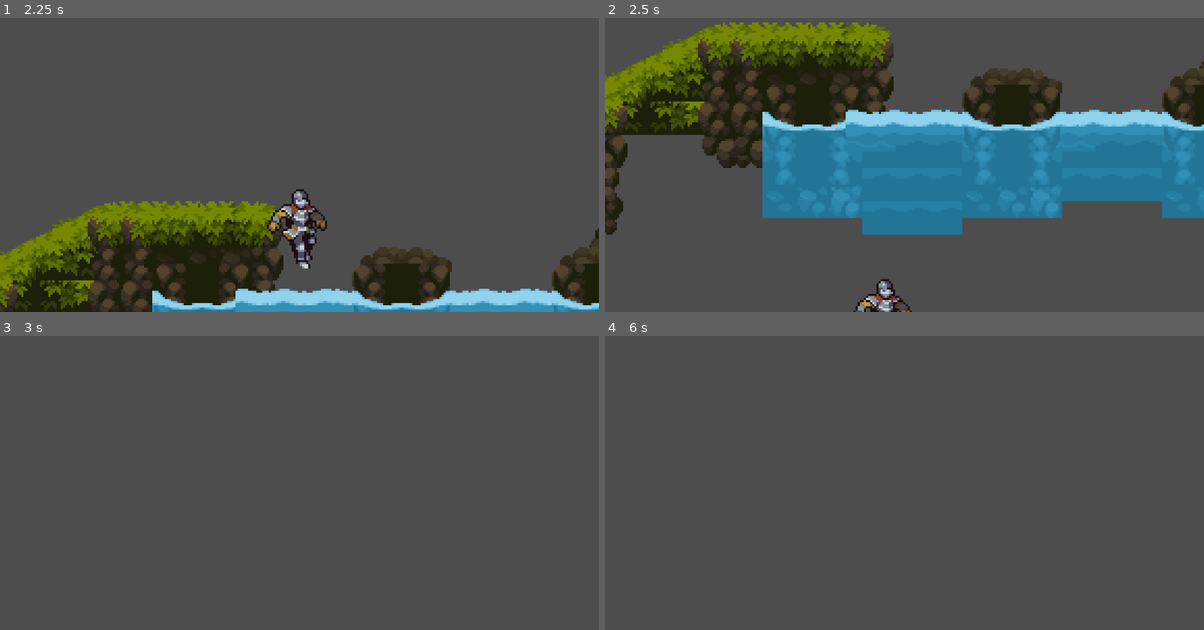
Above: before the commit, frames 1-4 (two rows, left to right).
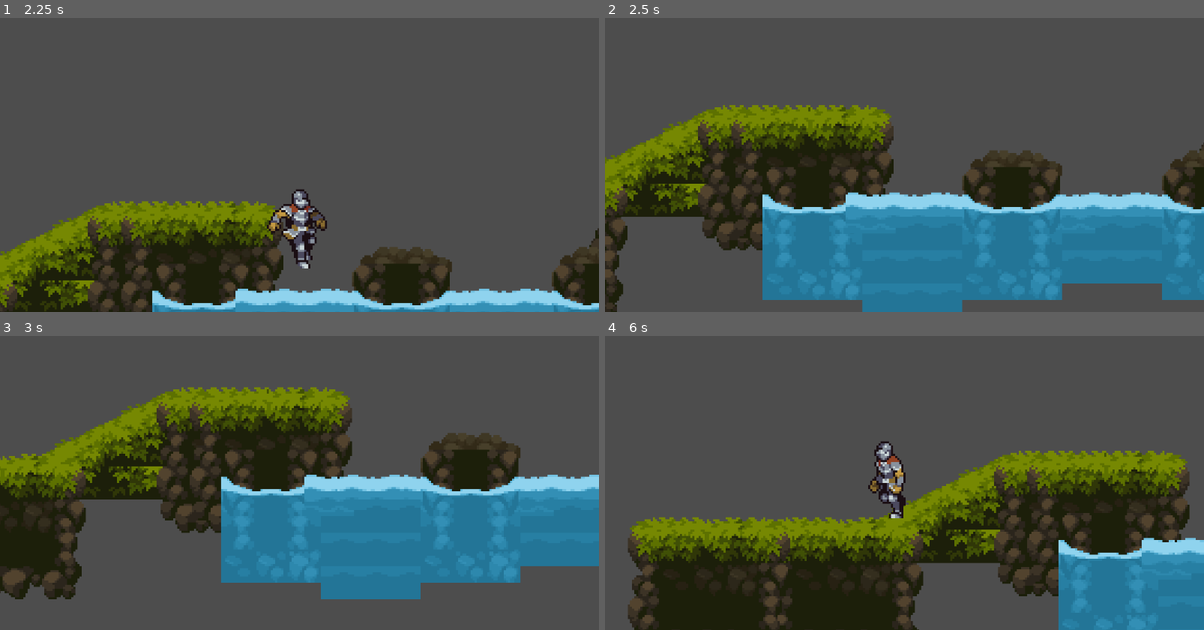
Above: after the commit, the same moments.

Repository: Prab999/Csci45-GameProject
Game: Godot game, scene res://scenes/game.tscn
Two runs of this game, one before a commit and one after it. Both use one fixed random seed, a clock stepped at 60 frames per second and the inputs below.
Inputs:
- Up to frame 1 (2.25 s): hold D (right) 0.53-2.03 s; tap Space (jump) at 0.77, 1.52 s; hold A (left) from 2.03 s (still down)
- Up to frame 2 (2.5 s): keep holding A (left)
- Up to frame 3 (3 s): release A (left) at 2.78 s; hold D (right) from 2.78 s (still down)
- Up to frame 4 (6 s): tap Space (jump) at 3.02, 3.77, 4.52 s; release D (right) at 4.28 s; hold A (left) 4.28-5.03 s; hold D (right) 5.03-5.78 s; hold A (left) from 5.78 s (still down)

Frame 1 is identical in both runs. In frame 2, 71% of the frame differs, in the area x 0-100%, y 1-100%; in frame 3, 47%; in frame 4, 41%.

Commit message:
Killzone
Added in a killzone scene, as well as implemented it into game scene, player will now respawn when they fall out of scene.

Diff:
--- a/scenes/game.tscn
+++ b/scenes/game.tscn
@@ -1,8 +1,9 @@
-[gd_scene load_steps=16 format=3 uid="uid://dlfxg082nilpv"]
+[gd_scene load_steps=18 format=3 uid="uid://dlfxg082nilpv"]
 
 [ext_resource type="PackedScene" uid="uid://vtb0ph2qh8rh" path="res://scenes/player.tscn" id="1_fy85f"]
 [ext_resource type="Texture2D" uid="uid://xpy4w0mw1pej" path="res://assets/Legacy-Fantasy - High Forest 2.3/Assets/Tiles.png" id="2_4king"]
 [ext_resource type="Texture2D" uid="uid://we0y42mx2dc5" path="res://assets/graveyard/Tiles.png" id="2_fltcu"]
+[ext_resource type="PackedScene" uid="uid://dbocm066iksnx" path="res://scenes/kill_zone.tscn" id="2_uem42"]
 [ext_resource type="Texture2D" uid="uid://cmxdn4oicfnhc" path="res://assets/oak_woods_v1.0/oak_woods_tileset.png" id="4_vehki"]
 [ext_resource type="PackedScene" uid="uid://cgbf40218lwmk" path="res://scenes/platform_default.tscn" id="5_j54cv"]
 
@@ -406,6 +407,8 @@
 "up&down": SubResource("Animation_603b4")
 }
 
+[sub_resource type="WorldBoundaryShape2D" id="WorldBoundaryShape2D_4w4gj"]
+
 [node name="Game" type="Node2D"]
 
 [node name="player" parent="." instance=ExtResource("1_fy85f")]
@@ -414,15 +417,17 @@
 [node name="Camera2D" type="Camera2D" parent="player"]
 position = Vector2(-4, 0)
 zoom = Vector2(4, 4)
+limit_bottom = 80
+limit_smoothed = true
 position_smoothing_enabled = true
 
 [node name="TileMap" type="TileMap" parent="."]
 tile_set = SubResource("TileSet_5apvq")
 format = 2
-layer_0/tile_data = PackedInt32Array(131069, 2, 0, 65537, 2, …(583 unchanged characters)…  0, -131066, 327682, 0, -65528, 2, 0, -720842, 131073, 1, -786394, 262145, 15, -655321, 655361, 18, -524249, 655361, 18, -327641, 1048577, 1, -786404, 262145, 15, -262115, 1048577, 1, -327648, 655362, 10, -655331, 655361, 18)
+layer_0/tile_data = PackedInt32Array(131069, 2, 0, 65537, 2, …(583 unchanged characters)…  0, -131066, 327682, 0, -65528, 2, 0, -786394, 262145, 15, -655321, 655361, 18, -524249, 655361, 18, -327641, 1048577, 1, -786404, 262145, 15, -655331, 655361, 18, -720842, 2, 0, -720839, 2, 0, -327651, 1048577, 1, -393184, 655362, 10)
 
 [node name="platform default" parent="." instance=ExtResource("5_j54cv")]
-position = Vector2(416, -75)
+position = Vector2(385, -76)
 
 [node name="platform default2" parent="." instance=ExtResource("5_j54cv")]
 position = Vector2(694, -175)
@@ -441,3 +446,9 @@
 "": SubResource("AnimationLibrary_4a3cq")
 }
 autoplay = "up&down"
+
+[node name="KillZone" parent="." instance=ExtResource("2_uem42")]
+position = Vector2(0, 93)
+
+[node name="CollisionShape2D" type="CollisionShape2D" parent="KillZone"]
+shape = SubResource("WorldBoundaryShape2D_4w4gj")
--- /dev/null
+++ b/scenes/kill_zone.tscn
@@ -0,0 +1,14 @@
+[gd_scene load_steps=2 format=3 uid="uid://dbocm066iksnx"]
+
+[ext_resource type="Script" path="res://scripts/kill_zone.gd" id="1_vum45"]
+
+[node name="KillZone" type="Area2D"]
+collision_mask = 2
+script = ExtResource("1_vum45")
+
+[node name="Timer" type="Timer" parent="."]
+wait_time = 0.6
+one_shot = true
+
+[connection signal="body_entered" from="." to="." method="_on_body_entered"]
+[connection signal="timeout" from="Timer" to="." method="_on_timer_timeout"]
--- a/scenes/player.tscn
+++ b/scenes/player.tscn
@@ -375,6 +375,7 @@
 
 [node name="player" type="CharacterBody2D"]
 z_index = 5
+collision_layer = 2
 script = ExtResource("1_w0bat")
 
 [node name="AnimatedSprite2D" type="AnimatedSprite2D" parent="."]
--- /dev/null
+++ b/scripts/kill_zone.gd
@@ -0,0 +1,12 @@
+extends Area2D
+
+
+@onready var timer: Timer = $Timer
+
+func _on_body_entered(body):
+	print("you died")
+	timer.start()
+
+
+func _on_timer_timeout():
+	get_tree().reload_current_scene()
